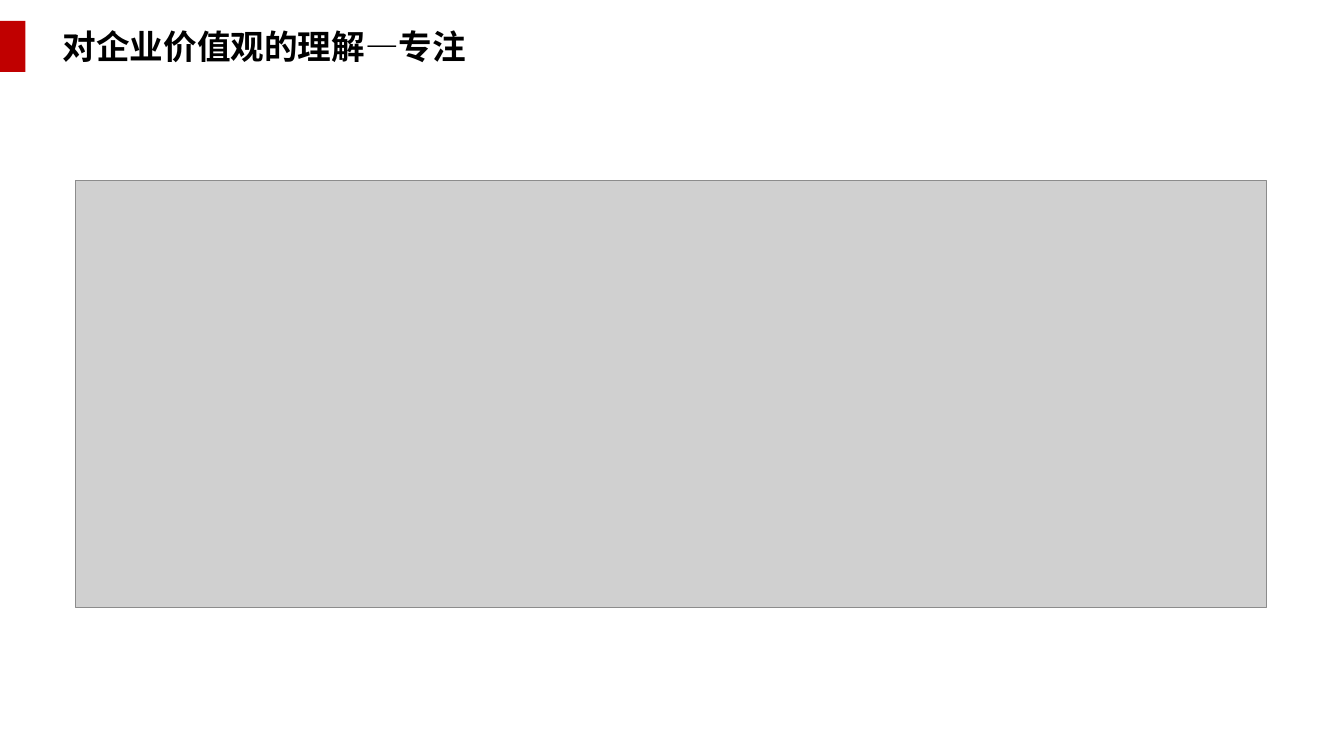
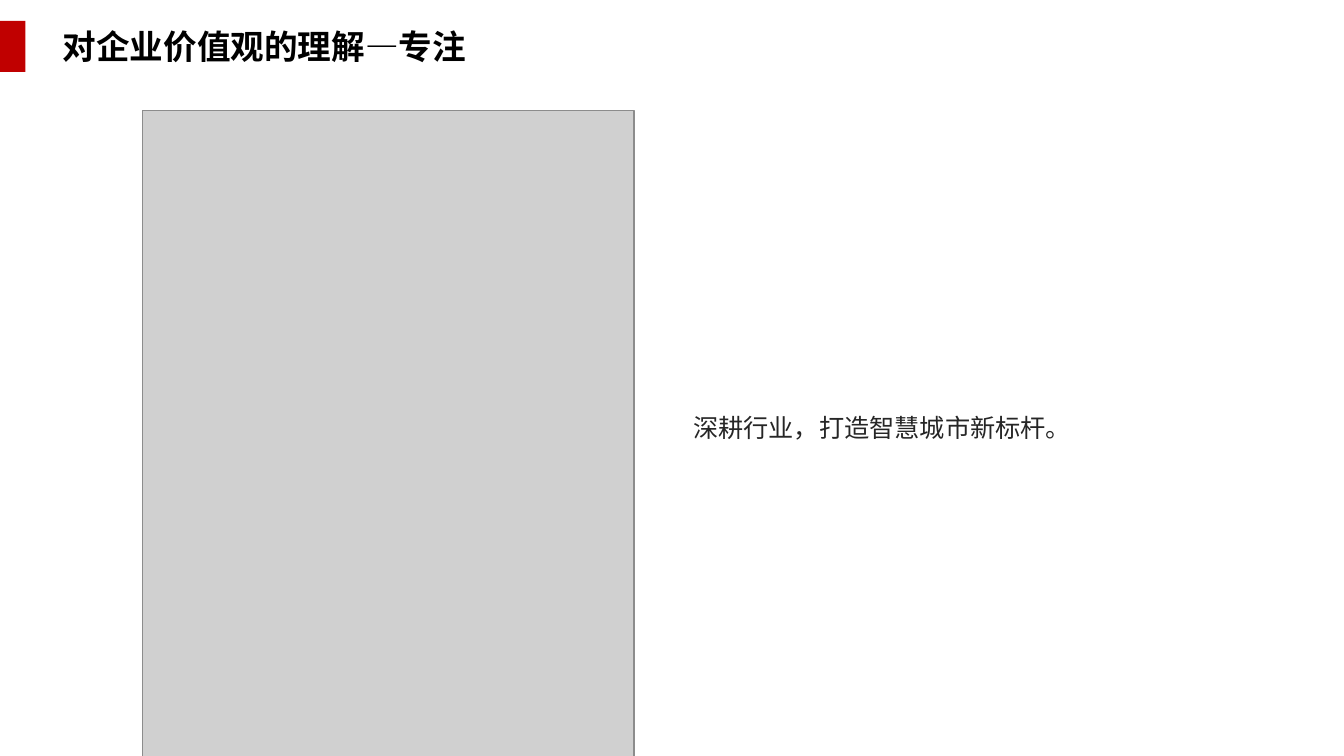
Before and after one commit to WakingFox/myself, a slide deck: slide 19 of 转正述职/王贵成转正述职报告.pptx. Drawn at 1344x756 pixels with LibreOffice and Linux fonts; fonts in the diff are those of the drawing; grey boxes stand for pictures; background and template pictures are left out. Boxes give left, top, right and bottom in pixels: in the first picture for what was removed or moved away, otherwise in the second. Text is boxed around its words. In the diff, an @@ line names an element or a change of style, - is before the commit and + after.

```diff
--- a/转正述职/王贵成转正述职报告.pptx
+++ b/转正述职/王贵成转正述职报告.pptx
@@ picture added at box(142, 111, 634, 756) @@
@@ picture removed at box(76, 180, 1266, 608) @@
@@ text added at box(693, 415, 1071, 440), 18 pt, text #262626 @@
+深耕行业，打造智慧城市新标杆。
```
Also in this commit, not shown: 15 other slides changed, 2 slides added.
